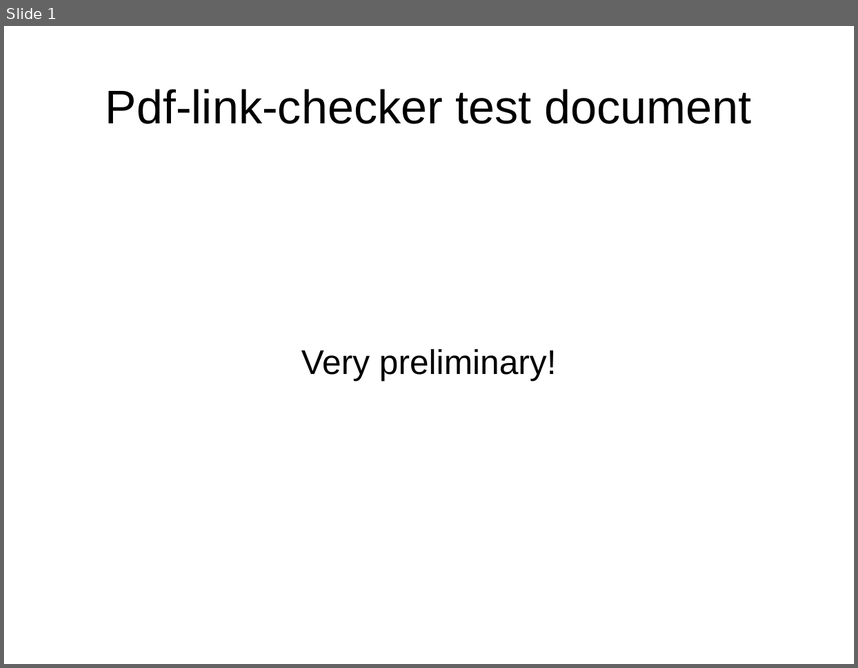
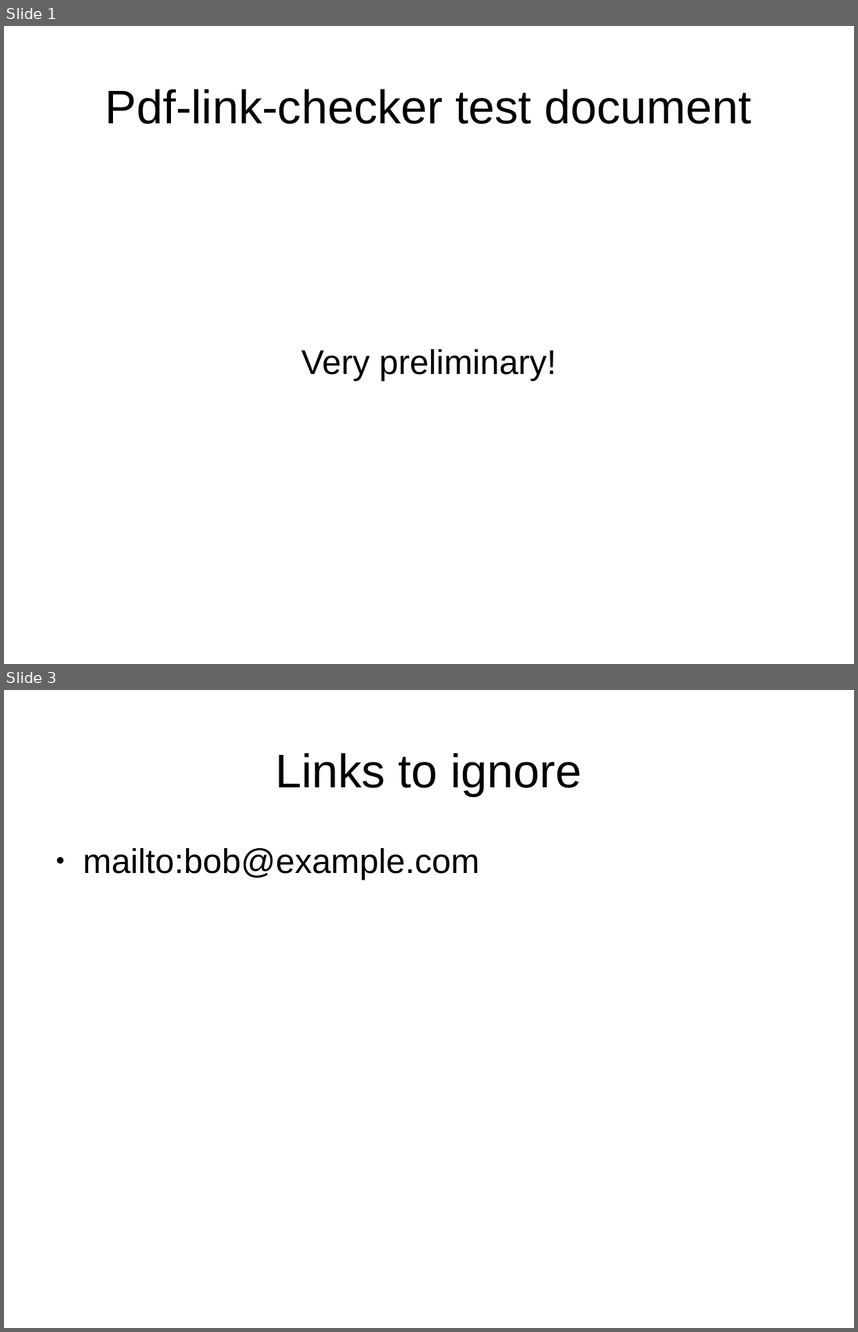
Before and after one commit to bootlin/pdf-link-checker, a slide deck: testing/test-document.odp. Shown one above the other, each under a label of ours: slide 1 before the commit, slides 1 and 3 after it; the slides between them are not shown. The pictures are 858x668 and 858x1332 pixels, drawn with LibreOffice and Linux fonts; fonts in the diff are those of the drawing. Boxes give left, top, right and bottom in pixels: in the first picture for what was removed or moved away, otherwise in the second. Text is boxed around its words. In the diff, an @@ line names an element or a change of style, - is before the commit and + after.

Commit message:
Update testing documents
- In particular to test mailto: links

```diff
--- a/testing/test-document.odp
+++ b/testing/test-document.odp
@@ slide 3 added at [4,690,854,1328], background #FFFFFF @@
@@ title added at [276,753,582,796], 44 pt, text #000000 @@
+Links to ignore
@@ text added at [83,848,479,880], 32 pt, text #000000 @@
+● mailto:bob@example.com
```
Also in this commit, not shown: 2 slides changed, 1 other file.
